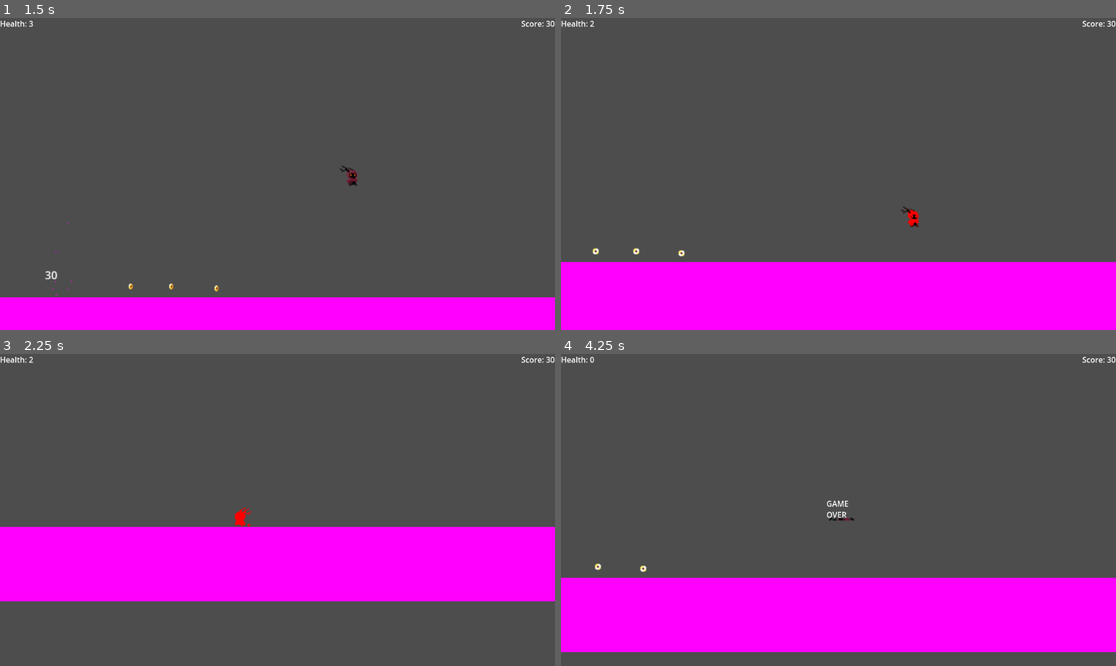
Above: before the commit, frames 1-4 (two rows, left to right).
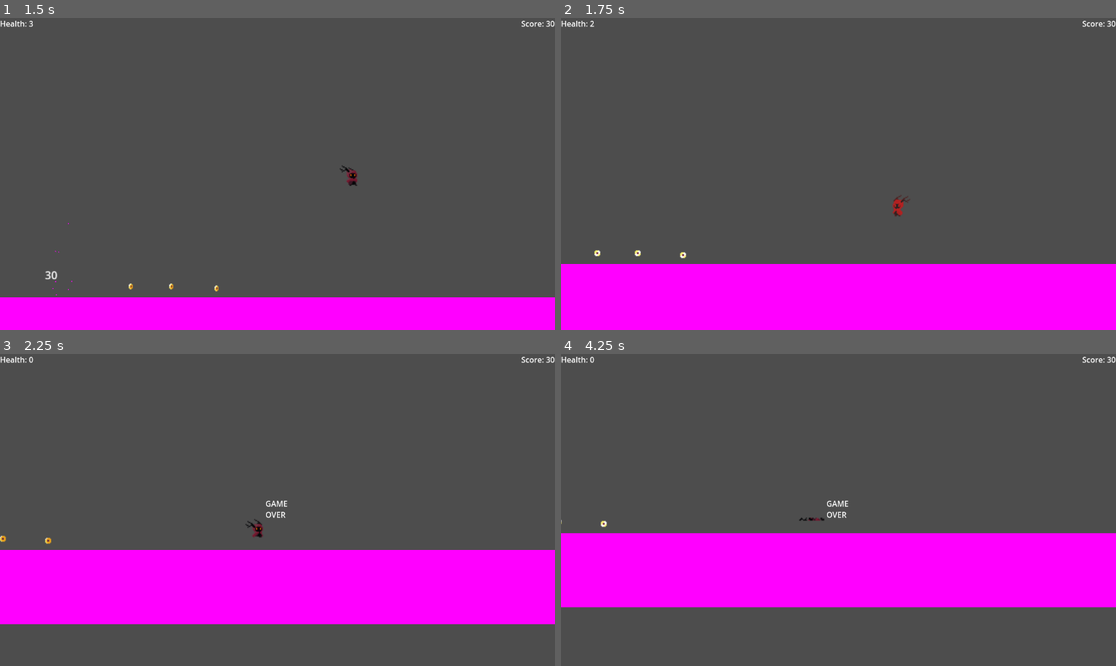
Above: after the commit, the same moments.

Repository: ag-pacier/Serif_Platformer
Game: Godot game, scene res://LevelStuff/Devlevel/devLevel.tscn
Two runs of this game, one before a commit and one after it. Both use one fixed random seed, a clock stepped at 60 frames per second and the inputs below. Sound files missing from this copy of the repository are replaced by a short silence.
Inputs:
- Up to frame 1 (1.5 s): hold Right (right) from 0.53 s (still down); tap Space (jump) at 0.77 s
- Up to frame 2 (1.75 s): keep holding Right (right); tap Space (jump) at 1.52 s
- Up to frame 3 (2.25 s): release Right (right) at 2.03 s; hold Left (left) from 2.03 s (still down)
- Up to frame 4 (4.25 s): release Left (left) at 2.78 s; hold Right (right) from 2.78 s (still down); tap Space (jump) at 3.02, 3.77 s

Frame 1 is identical in both runs. In frame 2, 1.0% of the frame differs, in the area x 0-100%, y 56-79%; in frame 3, 15%; in frame 4, 29%, in the area x 0-100%, y 47-96%.

Commit message:
Added hit flavor
- Little bounce to indicate hurt
- ensured that the hit animation didn't get interrupted
- added rapid changing alpha to indicate invulnerable

Diff:
--- a/Sprites/satrio/satrio.gd
+++ b/Sprites/satrio/satrio.gd
@@ -79,6 +79,8 @@
 		bounce_timer.start()
 		anim_node.play("on_hit")
 		anim_node.self_modulate = Color.from_hsv(0, 100, 0)
+		velocity.y = -80
+		velocity.x = -30 * anim_node.scale.x
 		color_v = 0
 	$Hud.increment_health(health)
 
@@ -94,6 +96,7 @@
 	elif emote_sprite.position.y >= -30:
 		emote_sprite.position.y -= 10 * delta
 
+
 func _physics_process(delta):
 	# Make the DebugSprite invisible
 	$DebugSprite.visible = false
@@ -101,8 +104,9 @@
 	_emoting_now(delta)
 	# If the injury timer is running, tweak the V of the HSV
 	if not $InjuryTimer.is_stopped():
+		var new_alpha = randf_range(0.1, 0.8)
 		color_v += 2.0
-		anim_node.self_modulate = Color.from_hsv(0, 100, color_v)
+		anim_node.self_modulate = Color.from_hsv(0, 100, color_v, new_alpha)
 	# Get the input direction and handle the movement/deceleration.
 	var direction = Input.get_axis("left", "right")
 	if bounce_timer.is_stopped() and alive:
@@ -138,7 +142,7 @@
 		anim_node.scale.x = -1
 	# make sure there is always some animation playing
 	# play appropriate sounds for movement
-	if alive:
+	if alive and not anim_node.animation == "on_hit":
 		if is_on_floor():
 			if velocity.x == 0:
 				anim_node.play("default")
